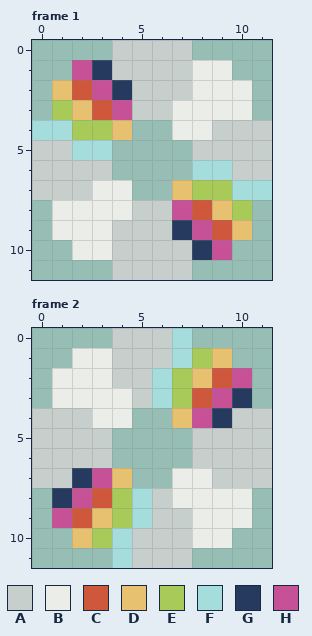
Two states of a pixel-art file, Assets/Sprites/Misc/compact-disc.ase. That is the earlier state.
12x12 pixels, 2 frames. Shown: frame 1, frame 2.
Palette (. is transparent): A #c7cfcc  B #ebede9  C #cf573c  D #e8c170  E #a8ca58  F #a4dddb  G #253a5e  H #c65197
Once edited:
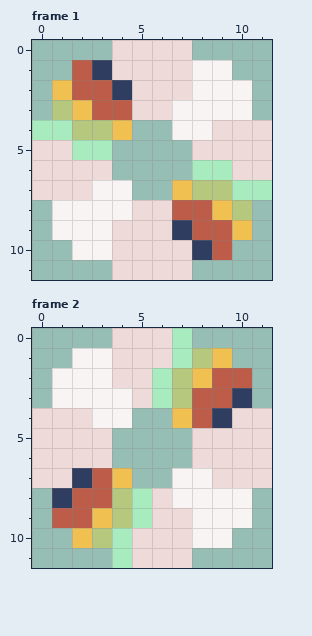
The edit:
colour A: #c7cfcc -> #efdada
colour B: #ebede9 -> #f9f4f4
colour D: #e8c170 -> #f0c151
colour E: #a8ca58 -> #b6c77e
colour F: #a4dddb -> #a8ebbf
colour G: #253a5e -> #2e3d60
colour H: #c65197 -> #bd5d49
Frame 1:
y 2: x 2 C -> H
y 3: x 3 C -> H
y 8: x 8 C -> H
y 9: x 9 C -> H
Frame 2:
y 2: x 9 C -> H
y 3: x 8 C -> H
y 8: x 3 C -> H
y 9: x 2 C -> H
